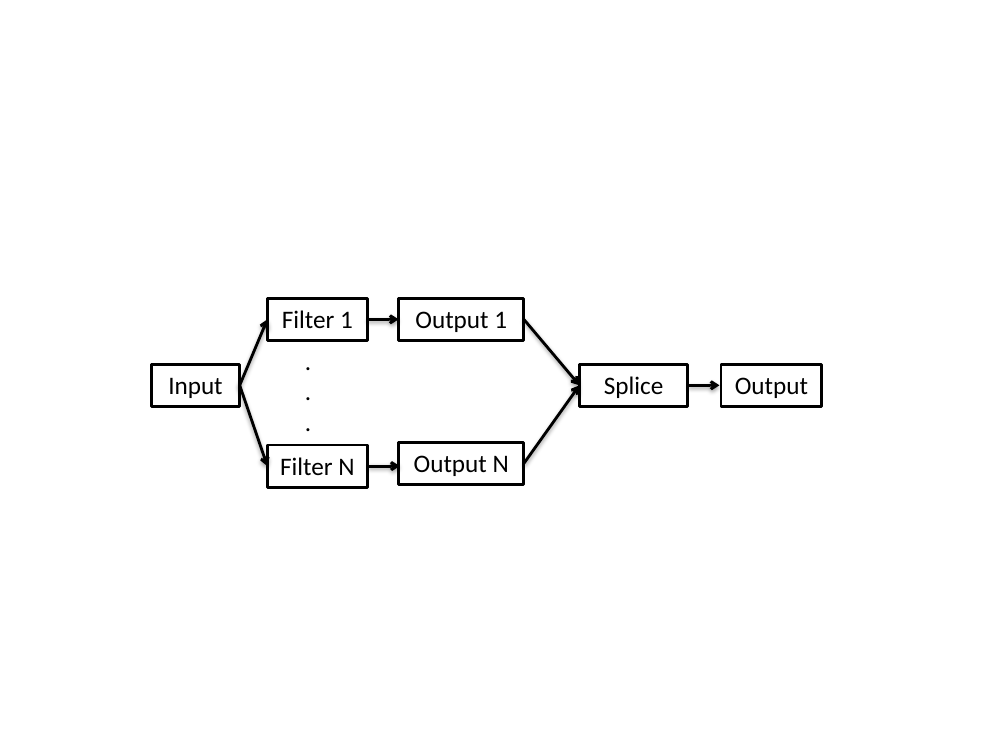
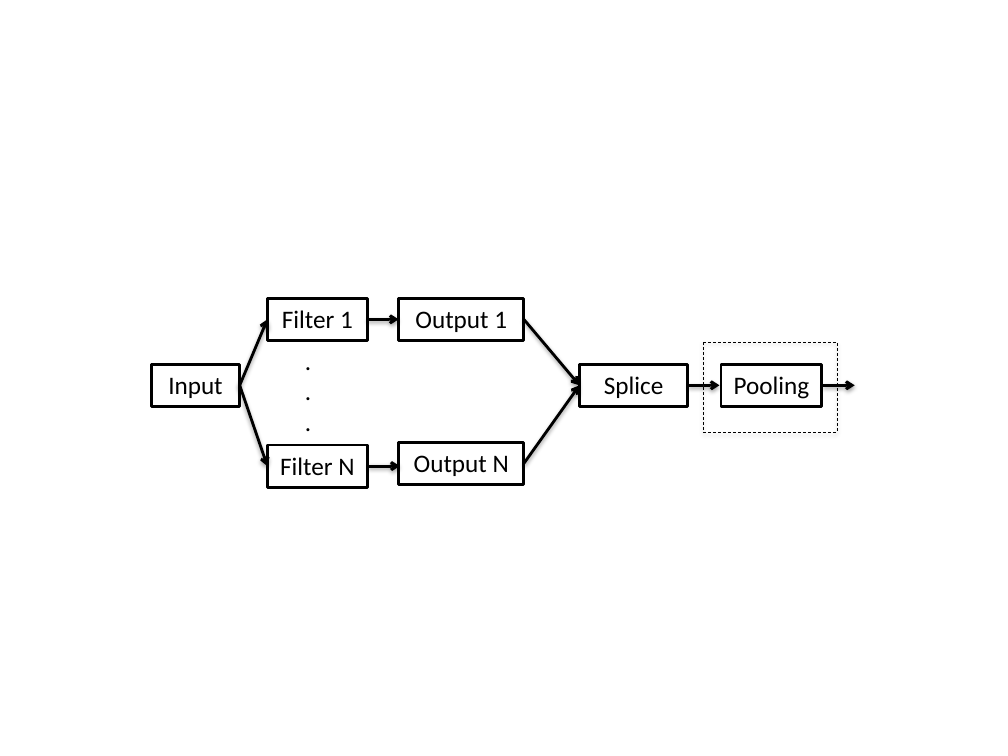
Before and after one commit to royzxq/Chord_Detection_Paper, a slide deck: slide 3 of figures.pptx. Drawn at 1008x756 pixels with LibreOffice and Linux fonts; fonts in the diff are those of the drawing. Boxes give left, top, right and bottom in pixels: in the first picture for what was removed or moved away, otherwise in the second. Text is boxed around its words. In the diff, an @@ line names an element or a change of style, - is before the commit and + after.

```diff
--- a/figures.pptx
+++ b/figures.pptx
@@ frame added at (704,342,838,431), fill #EEECE1 at 75% opacity, outline #000000 0.5 pt dashed @@
@@ text in rectangle at (734,376,810,399): text changed @@
-Output
+Pooling
@@ arrow added from (824, 385) to (855, 385), #000000 2 pt @@
```
Also in this commit, not shown: 1 other slide changed, 6 other files.
